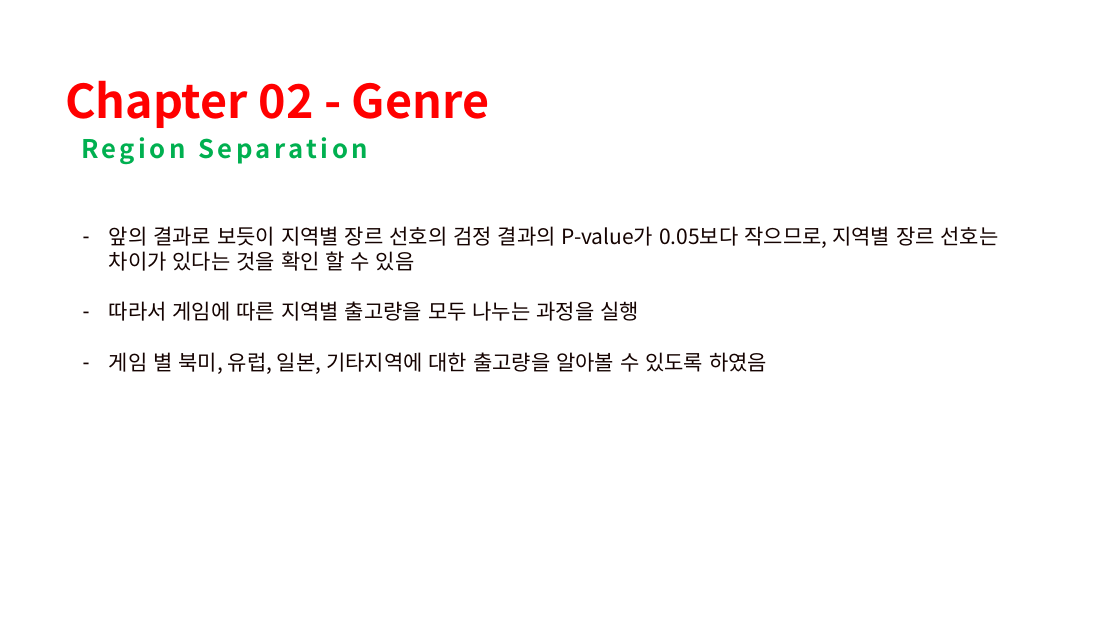
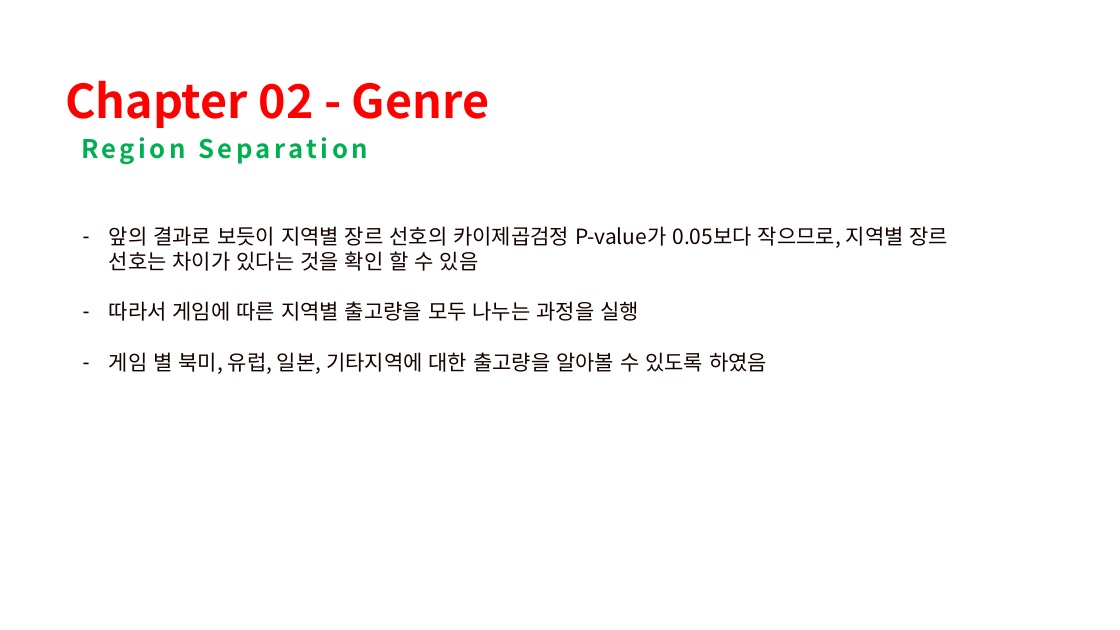
Before and after one commit to kmukhs/AIB17_Section1_Project, a slide deck: slide 6 of AIB17_Section1_Project_김현섭.pptx. Drawn at 1120x630 pixels with LibreOffice and Linux fonts; fonts in the diff are those of the drawing; background and template pictures are left out. Boxes give left, top, right and bottom in pixels: in the first picture for what was removed or moved away, otherwise in the second. Text is boxed around its words. In the diff, an @@ line names an element or a change of style, - is before the commit and + after.

```diff
--- a/AIB17_Section1_Project_김현섭.pptx
+++ b/AIB17_Section1_Project_김현섭.pptx
@@ text at [109, 226, 949, 271]: text changed @@
-  – 앞의 결과로 보듯이 지역별 장르 선호의 검정 결과의 P-value가 0.05보다 작으므로, 지역별 장르 선호는 차이가 있다는 것을 확인 할 수 있음
+  – 앞의 결과로 보듯이 지역별 장르 선호의 카이제곱검정 P-value가 0.05보다 작으므로, 지역별 장르 선호는 차이가 있다는 것을 확인 할 수 있음
```
Also in this commit, not shown: 1 other slide changed.
